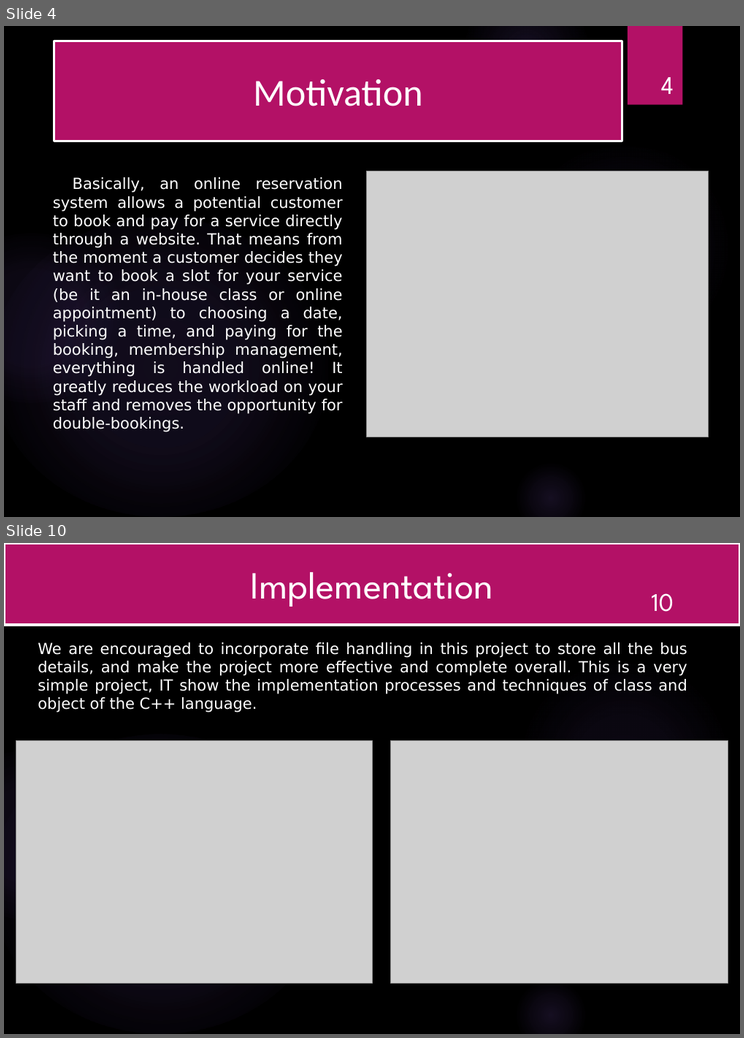
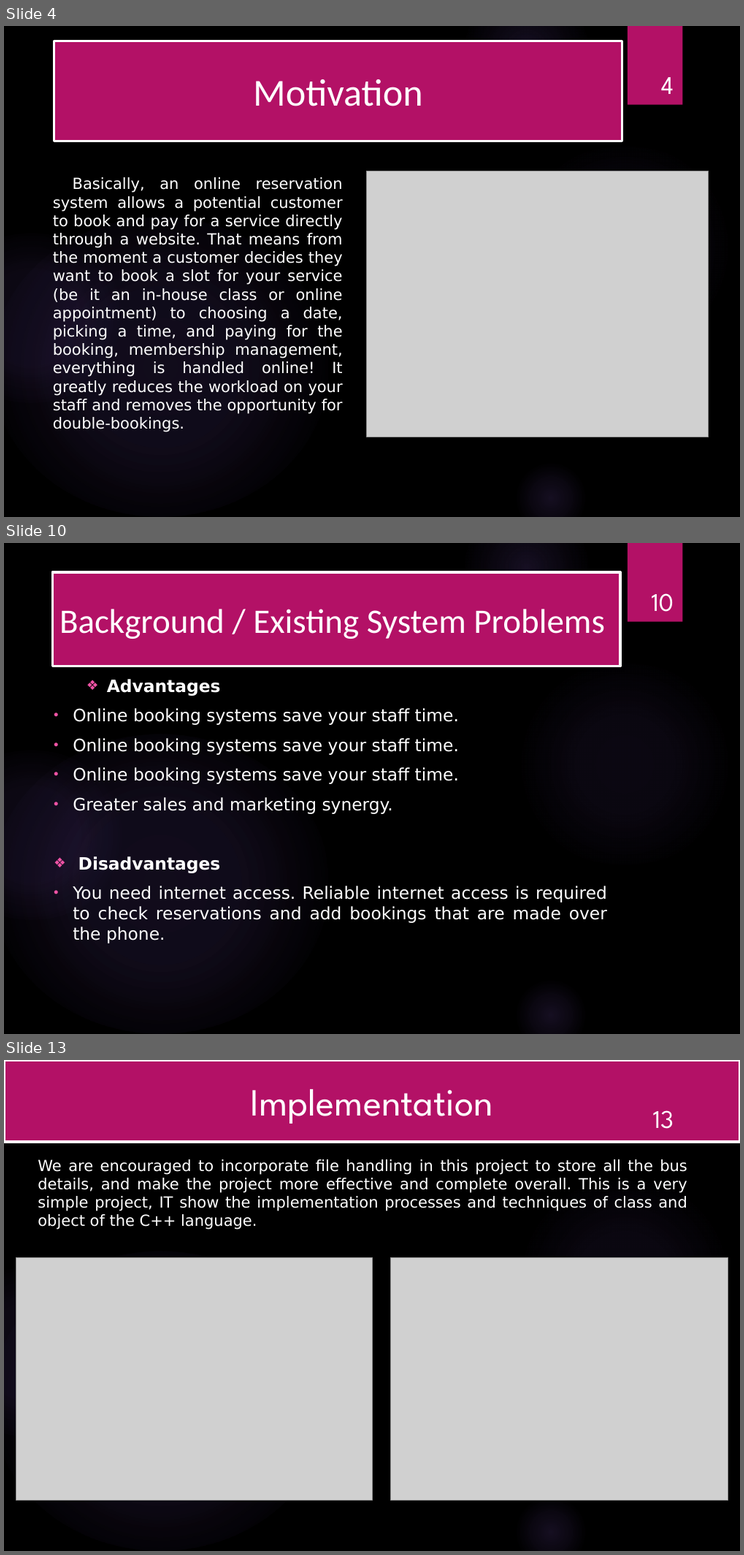
Before and after one commit to shankarkarande/Bus-Administration-System, a slide deck: DSA Mini Project PPT.pptx. Shown one above the other, each under a label of ours: slides 4 and 10 before the commit, slides 4, 10 and 13 after it; the slides between them are not shown. The pictures are 744x1038 and 744x1555 pixels, drawn with LibreOffice and Linux fonts; fonts in the diff are those of the drawing; grey boxes stand for pictures; background and template pictures are left out. Boxes give left, top, right and bottom in pixels: in the first picture for what was removed or moved away, otherwise in the second. Text is boxed around its words. In the diff, an @@ line names an element or a change of style, - is before the commit and + after.

```diff
--- a/DSA Mini Project PPT.pptx
+++ b/DSA Mini Project PPT.pptx
@@ slide 10 added at <box>4,543,740,1034</box>, background picture (left out); not listed: 6 template elements that a slide beside it also shows @@
@@ title added at <box>52,571,620,666</box>, fill #B31166, outline #FFFFFF 3 pt, 40.3 pt, text #FFFFFF @@
+Background / Existing System Problems
@@ page number added at <box>651,593,673,612</box>, 29.9 pt, text #FFFFFF @@
+10
@@ text added at <box>73,679,607,943</box>, 20 pt, text #FFFFFF @@
+  ❖ Advantages
+• Online booking systems save your staff time.
+• Online booking systems save your staff time.
+• Online booking systems save your staff time.
+• Greater sales and marketing synergy.
+❖ Disadvantages
+• You need internet access. Reliable internet access is required to check reservations and add bookings that are made over the phone.
@@ what was slide 10 is now slide 13 @@
@@ page number at <box>653,1110,674,1129</box>: text changed @@
-10
+13
```
Also in this commit, not shown: 7 slides changed, 2 other slides added.
